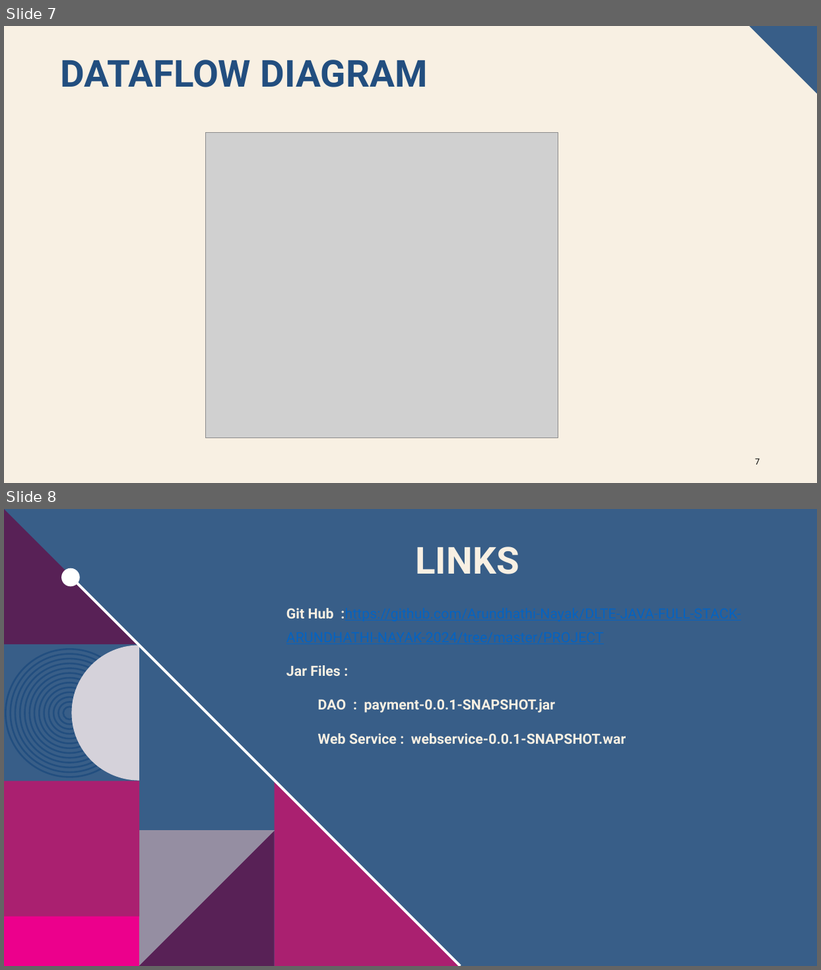
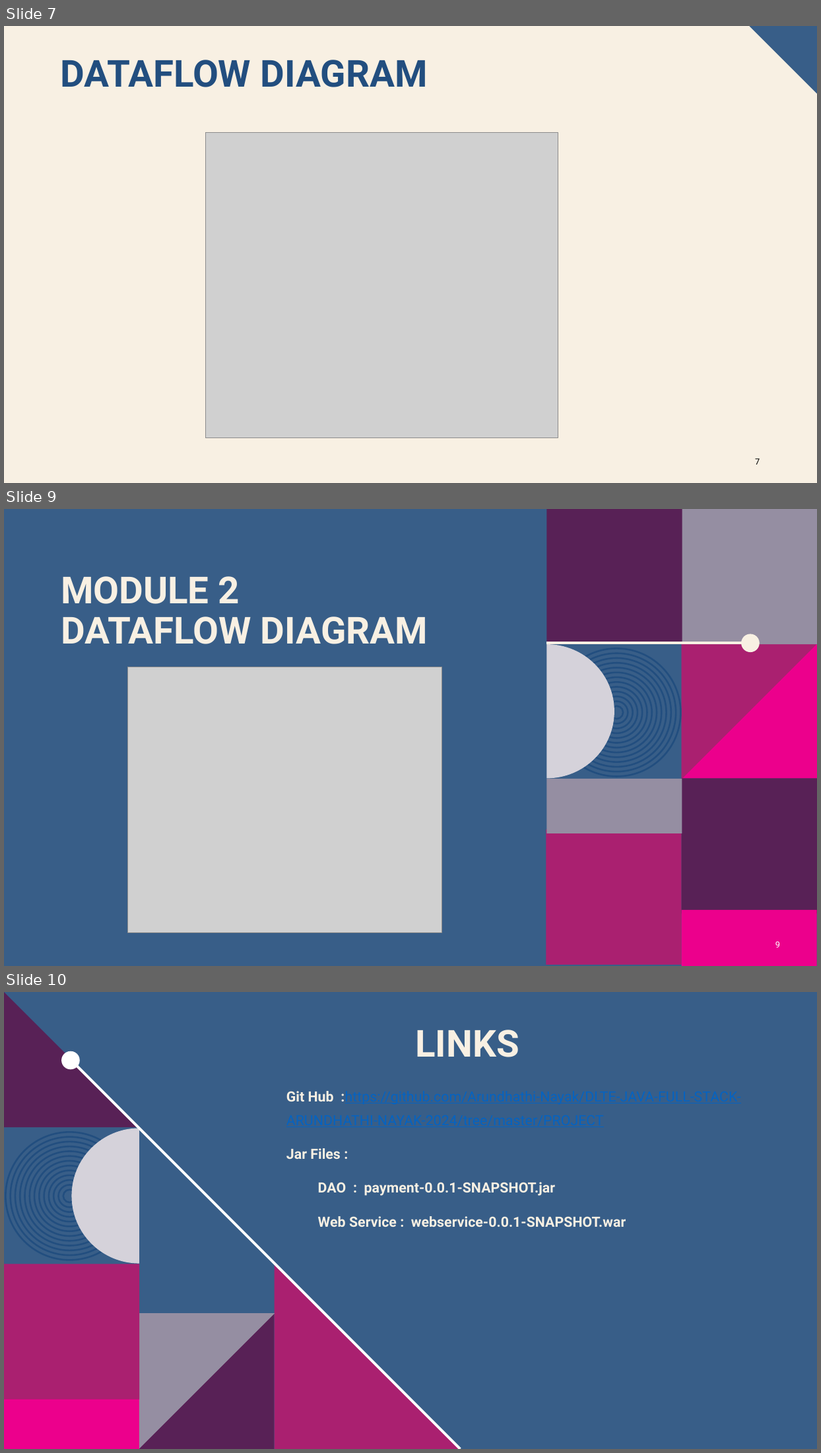
Before and after one commit to Arundhathi-Nayak/DLTE-JAVA-FULL-STACK-ARUNDHATHI-NAYAK-2024, a slide deck: PROJECT/Database-Documentation/MyBANK BANKING APPLICARTION.pptx. Shown one above the other, each under a label of ours: slides 7 and 8 before the commit, slides 7, 9 and 10 after it; the slides between them are not shown. The pictures are 821x970 and 821x1453 pixels, drawn with LibreOffice and Linux fonts; fonts in the diff are those of the drawing; grey boxes stand for pictures; background and template pictures are left out. Boxes give left, top, right and bottom in pixels: in the first picture for what was removed or moved away, otherwise in the second. Text is boxed around its words. In the diff, an @@ line names an element or a change of style, - is before the commit and + after.

```diff
--- a/PROJECT/Database-Documentation/MyBANK BANKING APPLICARTION.pptx
+++ b/PROJECT/Database-Documentation/MyBANK BANKING APPLICARTION.pptx
@@ slide 9 added at (4,509,817,966), background #385E88 @@
@@ title added at (61,576,428,644), 44 pt, text #F8F0E3, bold @@
+MODULE 2
+DATAFLOW DIAGRAM
@@ group added at (547,509,817,966): 14 ellipses, 7 rectangles, 2 freeform shapes, 1 line @@
@@ picture added at (128,667,442,933) @@
@@ page number added at (776,941,780,948), 10 pt, text #FFFFFF @@
+9
@@ what was slide 8 is now slide 10 @@
```
Also in this commit, not shown: 1 other slide added, 27 other files.
